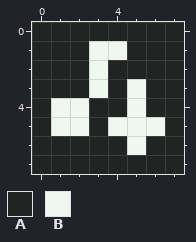
File history of a pixel-art file, raw/graphics/ui/icons/conditions/move_down.aseprite. This is how it looked before the edit.
8x8 pixels, 1 frame.
Visible layers, top first: "Arrow", "Boot", "Background".
Palette (. is transparent): A #222323  B #f0f6f0
Pixels before, first column x 0:
0 AAAAAAAA
1 AAABBAAA
2 AAABAAAA
3 AAABABAA
4 ABBAABAA
5 ABBABBBA
6 AAAAABAA
7 AAAAAAAA
Now the later version:
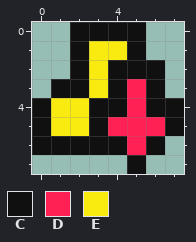
Colours new in this view: C #101010  D #ff2153  E #f9eb0f
Diff:
layer "Background" now hidden
Changed rows in their new state; - is an unchanged pixel.
first column x 0:
0 ..CCCC..
1 ..CEEC..
2 ..CECCC.
3 .CCECDC.
4 CEECCDCC
5 CEECDDDC
6 CCCCCDC.
7 .....C..
Pixel boxes of the changes (left, top, right, bottom) in both pictures:
changed: (32, 22, 184, 174)
